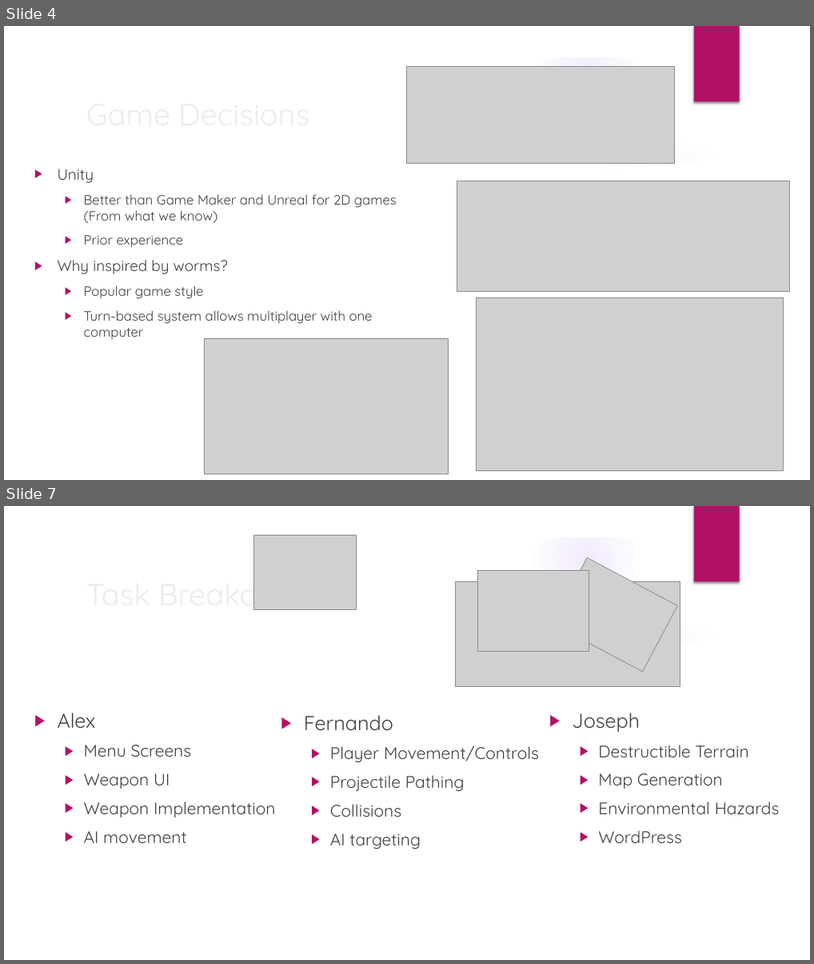
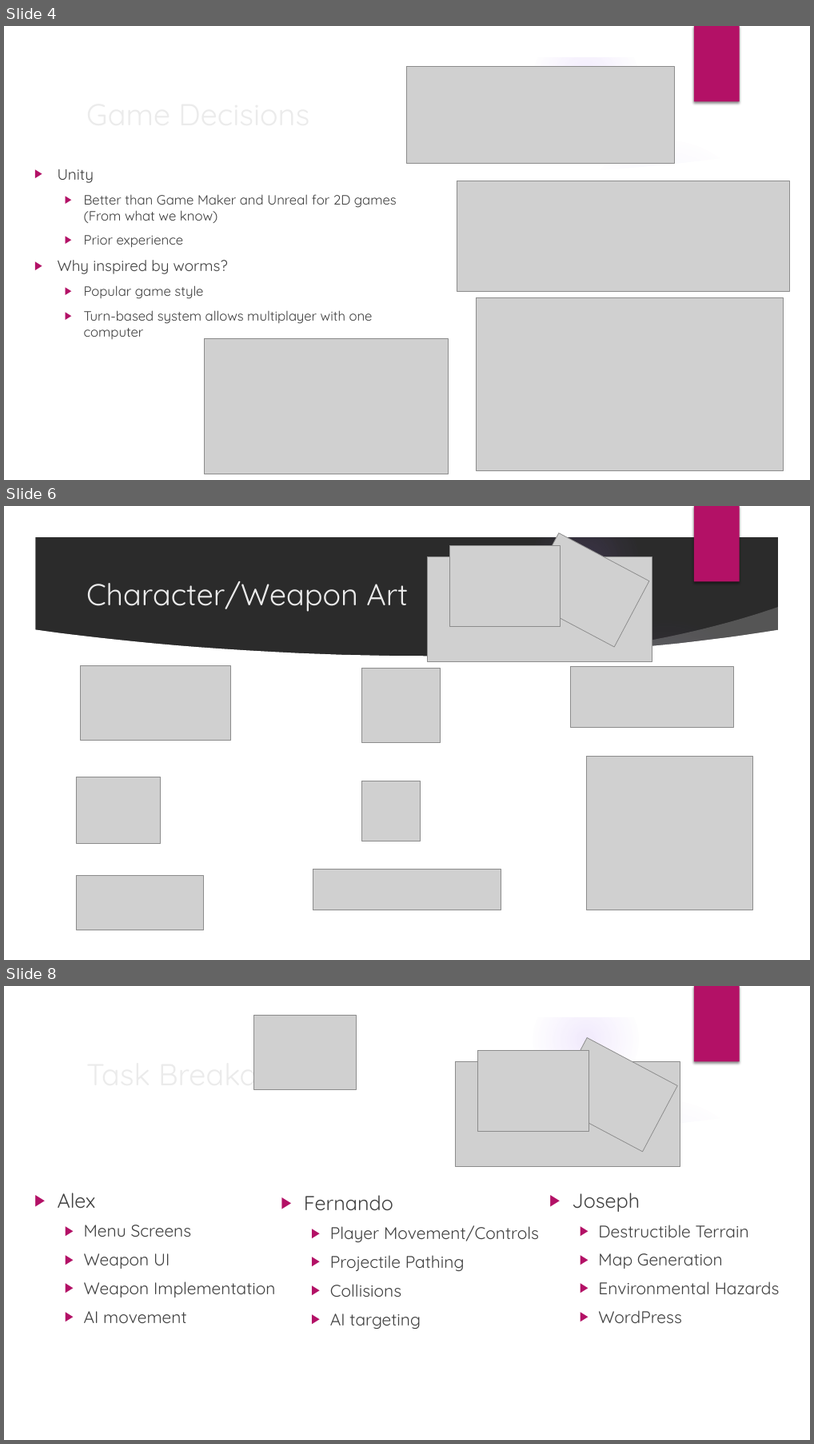
Before and after one commit to trevinofernando/2D-Tactical-Game, a slide deck: Game Proposal.pptx. Shown one above the other, each under a label of ours: slides 4 and 7 before the commit, slides 4, 6 and 8 after it; the slides between them are not shown. The pictures are 814x964 and 814x1444 pixels, drawn with LibreOffice and Linux fonts; fonts in the diff are those of the drawing; grey boxes stand for pictures; background and template pictures are left out; a plain dark background stands for a picture behind light text. Boxes give left, top, right and bottom in pixels: in the first picture for what was removed or moved away, otherwise in the second. Text is boxed around its words. In the diff, an @@ line names an element or a change of style, - is before the commit and + after.

```diff
--- a/Game Proposal.pptx
+++ b/Game Proposal.pptx
@@ slide 6 added at (4, 506, 810, 960), background picture (left out); not listed: 9 template elements that a slide beside it also shows @@
@@ picture added at (450, 546, 561, 626) @@
@@ picture added at (524, 533, 650, 647) @@
@@ picture added at (427, 557, 652, 661) @@
@@ title added at (86, 581, 408, 612), 36 pt, text #EBEBEB @@
+Character/Weapon Art
@@ picture added at (80, 666, 231, 740) @@
@@ picture added at (362, 668, 440, 742) @@
@@ picture added at (571, 666, 734, 728) @@
@@ picture added at (587, 756, 754, 910) @@
@@ picture added at (76, 777, 161, 843) @@
@@ picture added at (362, 781, 421, 841) @@
@@ picture added at (76, 875, 203, 930) @@
@@ picture added at (313, 869, 502, 910) @@
@@ what was slide 7 is now slide 8 @@
```
Also in this commit, not shown: 2 other slides added, 2 slides removed.
